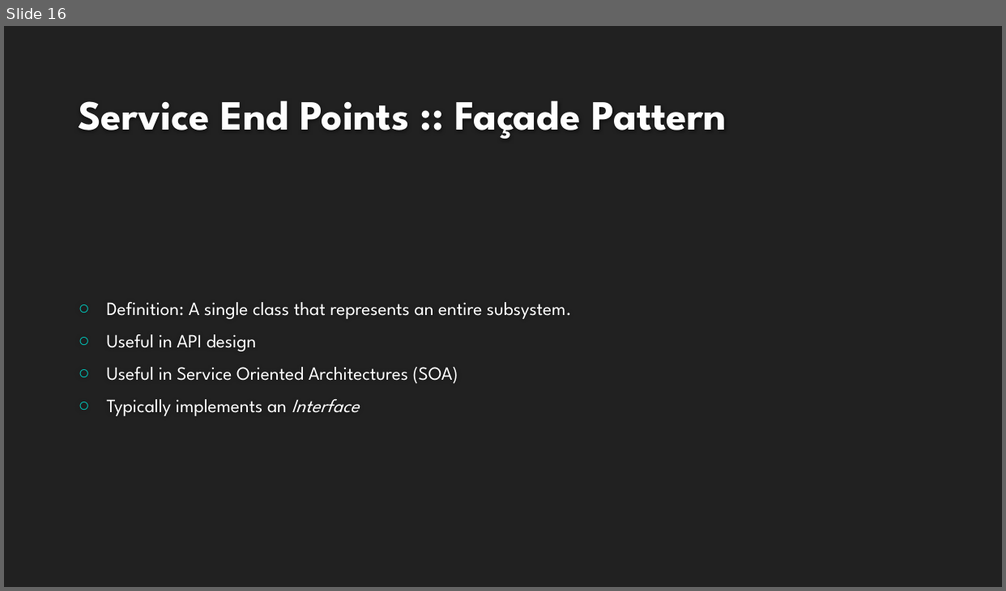
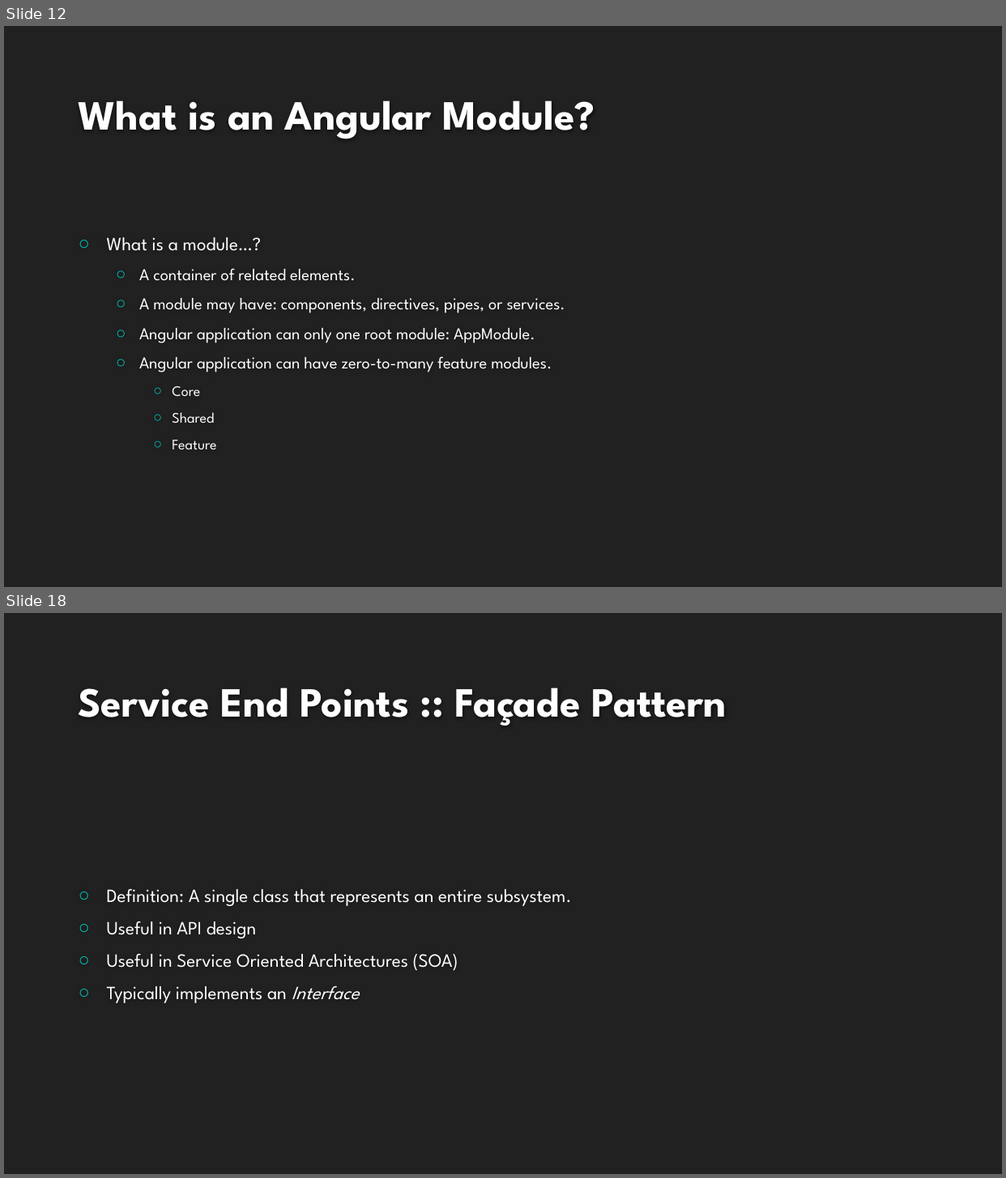
Before and after one commit to buildmotion/better-business-logic-with-typescript, a slide deck: Presentation/Better Business Logic with Typescript.pptx. Shown one above the other, each under a label of ours: slide 16 before the commit, slides 12 and 18 after it; the slides between them are not shown. The pictures are 1006x591 and 1006x1178 pixels, drawn with LibreOffice and Linux fonts; fonts in the diff are those of the drawing; background and template pictures are left out. Boxes give left, top, right and bottom in pixels: in the first picture for what was removed or moved away, otherwise in the second. Text is boxed around its words. In the diff, an @@ line names an element or a change of style, - is before the commit and + after.

```diff
--- a/Presentation/Better Business Logic with Typescript.pptx
+++ b/Presentation/Better Business Logic with Typescript.pptx
@@ slide 12 added at bbox=[4, 26, 1002, 587], background #212121 @@
@@ title added at bbox=[78, 101, 595, 139], 40 pt, text #FEFEFE, bold @@
+What is an Angular Module?
@@ text added at bbox=[107, 237, 565, 450], 16 pt, text #FFFFFF @@
+○ What is a module…?
+  ○ A container of related elements.
+  ○ A module may have: components, directives, pipes, or services.
+  ○ Angular application can only one root module: AppModule.
+  ○ Angular application can have zero-to-many feature modules.
+    ○ Core
+    ○ Shared
+    ○ Feature
@@ what was slide 16 is now slide 18 @@
```
Also in this commit, not shown: 2 slides changed, 5 other slides added, 3 slides removed, 3 other files.
